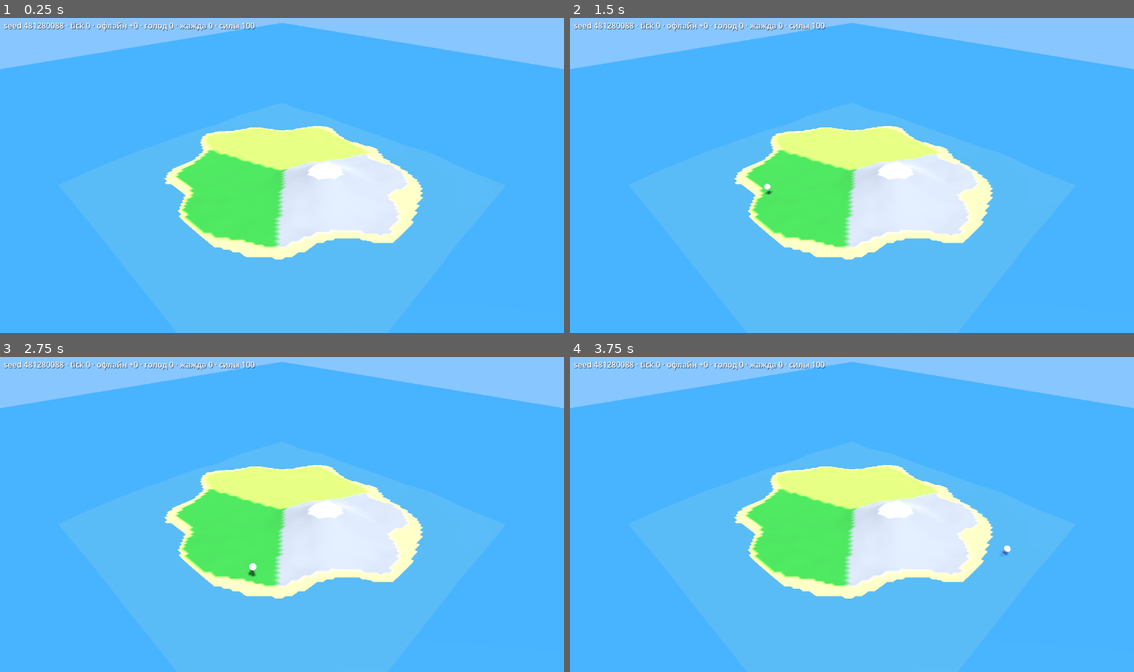
Above: before the commit, frames 1-4 (two rows, left to right).
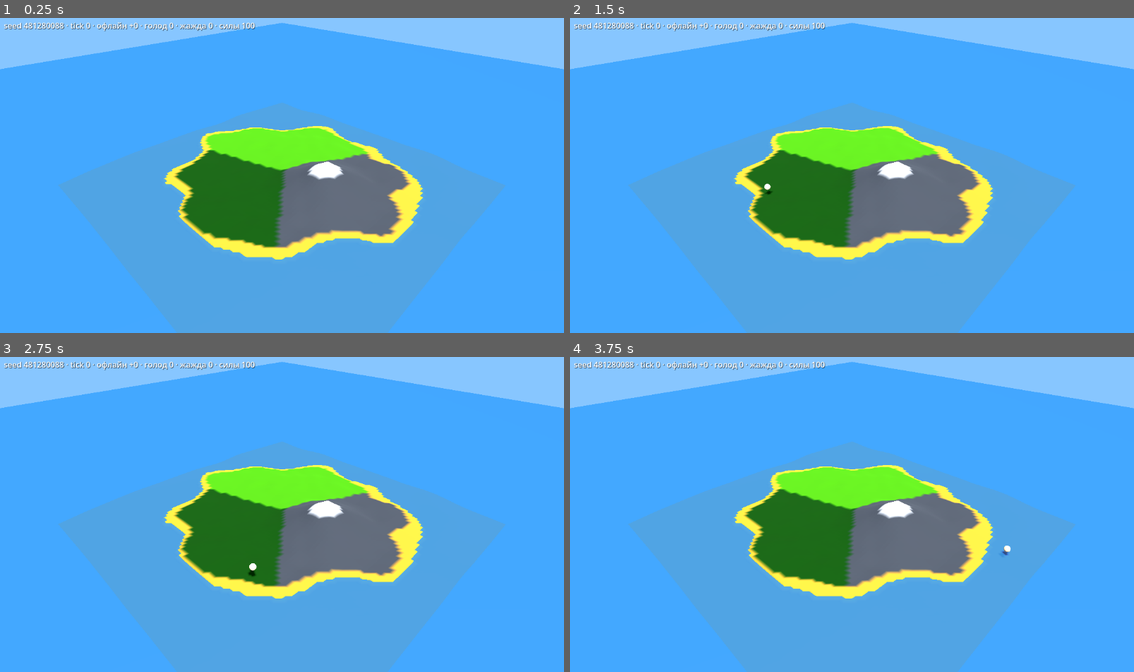
Above: after the commit, the same moments.

Repository: CoolS2/virtualgodisland
Game: Godot game, scene res://game/main.tscn
Two runs of this game, one before a commit and one after it. Both use one fixed random seed, a clock stepped at 60 frames per second and the inputs below.
Inputs (mouse positions are in pixels of both pictures, inside the frame that each line leads up to):
- Up to frame 1 (0.25 s): no input
- Up to frame 2 (1.5 s): tap Enter at 0.5 s; move the mouse to (976, 159) at 0.52 s; hold Shift 0.53-1.25 s; click (976, 159) at 0.67 s; drag from (739, 191) to (823, 238) at 1.27 s
- Up to frame 3 (2.75 s): move the mouse to (338, 445) at 2.02 s; tap Ctrl at 2.1 s; click (338, 445) at 2.17 s
- Up to frame 4 (3.75 s): tap Space at 2.75 s; drag from (823, 577) to (682, 467) at 2.77 s; tap Enter at 3.5 s; move the mouse to (1021, 561) at 3.52 s; tap Alt at 3.6 s; click (1021, 561) at 3.67 s

The runs differ from the first frame. In frame 1, 14% of the frame differs, in the area x 28-76%, y 34-79%; in frame 2, 14%; in frame 3, 14%; in frame 4, 14%, in the area x 28-78%, y 34-79%.

Commit message:
fix(game): convert terrain vertex colors to linear, soften ambient light
Screenshot from CI showed washed-out biome colors (forest bright lime instead of dark green).

Co-Authored-By: Claude Opus 5.5 <noreply@anthropic.com>
Claude-Session: https://claude.ai/code/session_01Pii6rjbbvB5RZEt868ivQQ

Diff:
--- a/game/main.gd
+++ b/game/main.gd
@@ -50,7 +50,7 @@
 	env.background_color = SKY_COLOR
 	env.ambient_light_source = Environment.AMBIENT_SOURCE_COLOR
 	env.ambient_light_color = Color("#cfe3ff")
-	env.ambient_light_energy = 0.6
+	env.ambient_light_energy = 0.4
 	var world_env := WorldEnvironment.new()
 	world_env.environment = env
 	add_child(world_env)
--- a/game/terrain.gd
+++ b/game/terrain.gd
@@ -26,7 +26,6 @@
 
 	var mat := StandardMaterial3D.new()
 	mat.vertex_color_use_as_albedo = true
-	mat.vertex_color_is_srgb = true
 	mat.roughness = 1.0
 	# Рельеф виден только сверху; без отсечения граней не зависим от порядка обхода вершин.
 	mat.cull_mode = BaseMaterial3D.CULL_DISABLED
@@ -61,7 +60,9 @@
 		normal = -normal
 	for i in cells.size():
 		st.set_normal(normal)
-		st.set_color(_color_at(map, cells[i]))
+		# Цвета палитры заданы в sRGB, а цвет вершин шейдер берёт как линейный — переводим явно
+		# (флаг vertex_color_is_srgb в рендерере Compatibility на 4.7.2 видимого эффекта не дал).
+		st.set_color(_color_at(map, cells[i]).srgb_to_linear())
 		st.add_vertex(points[i])
 
 
